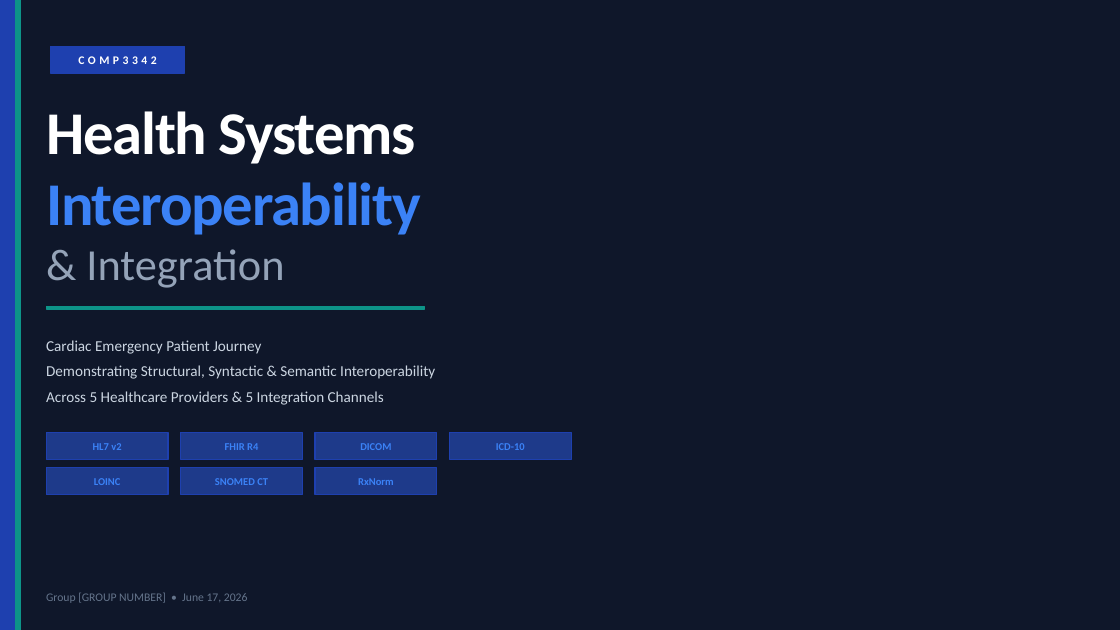
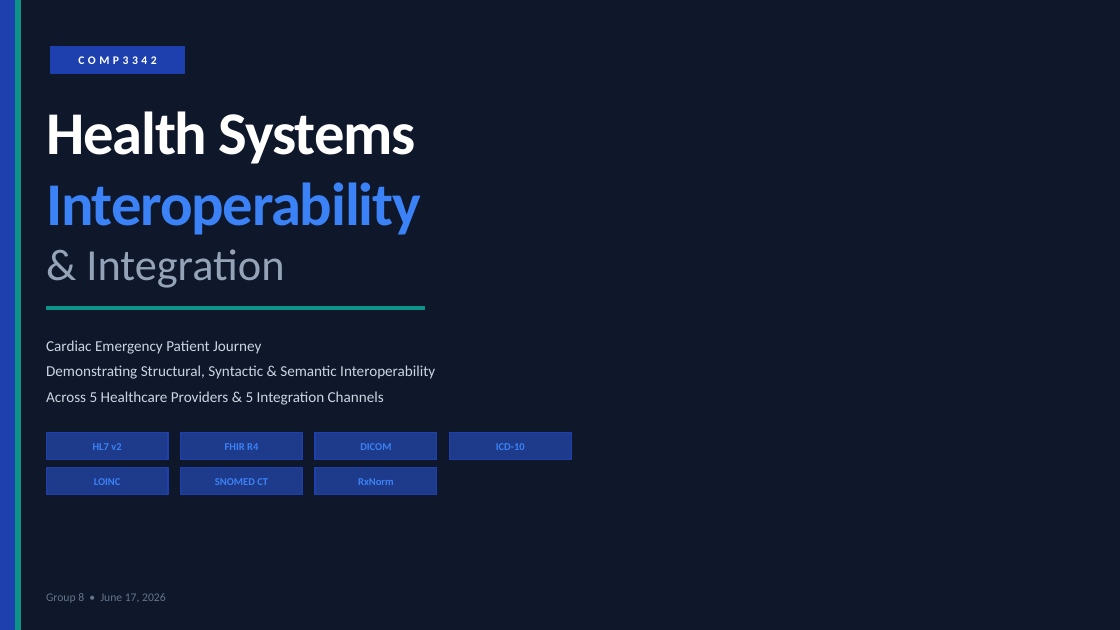
Before and after one commit to Fedo682/health-interoperability, a slide deck: slide 1 of COMP3342_Presentation.pptx. Drawn at 1120x630 pixels with LibreOffice and Linux fonts; fonts in the diff are those of the drawing. Boxes give left, top, right and bottom in pixels: in the first picture for what was removed or moved away, otherwise in the second. Text is boxed around its words. In the diff, an @@ line names an element or a change of style, - is before the commit and + after.

```diff
--- a/COMP3342_Presentation.pptx
+++ b/COMP3342_Presentation.pptx
@@ text at bbox=[46, 593, 166, 603]: text changed @@
-Group [GROUP NUMBER] • June 17, 2026
+Group 8 • June 17, 2026
```
Also in this commit, not shown: 1 other slide changed, 2 other files.
